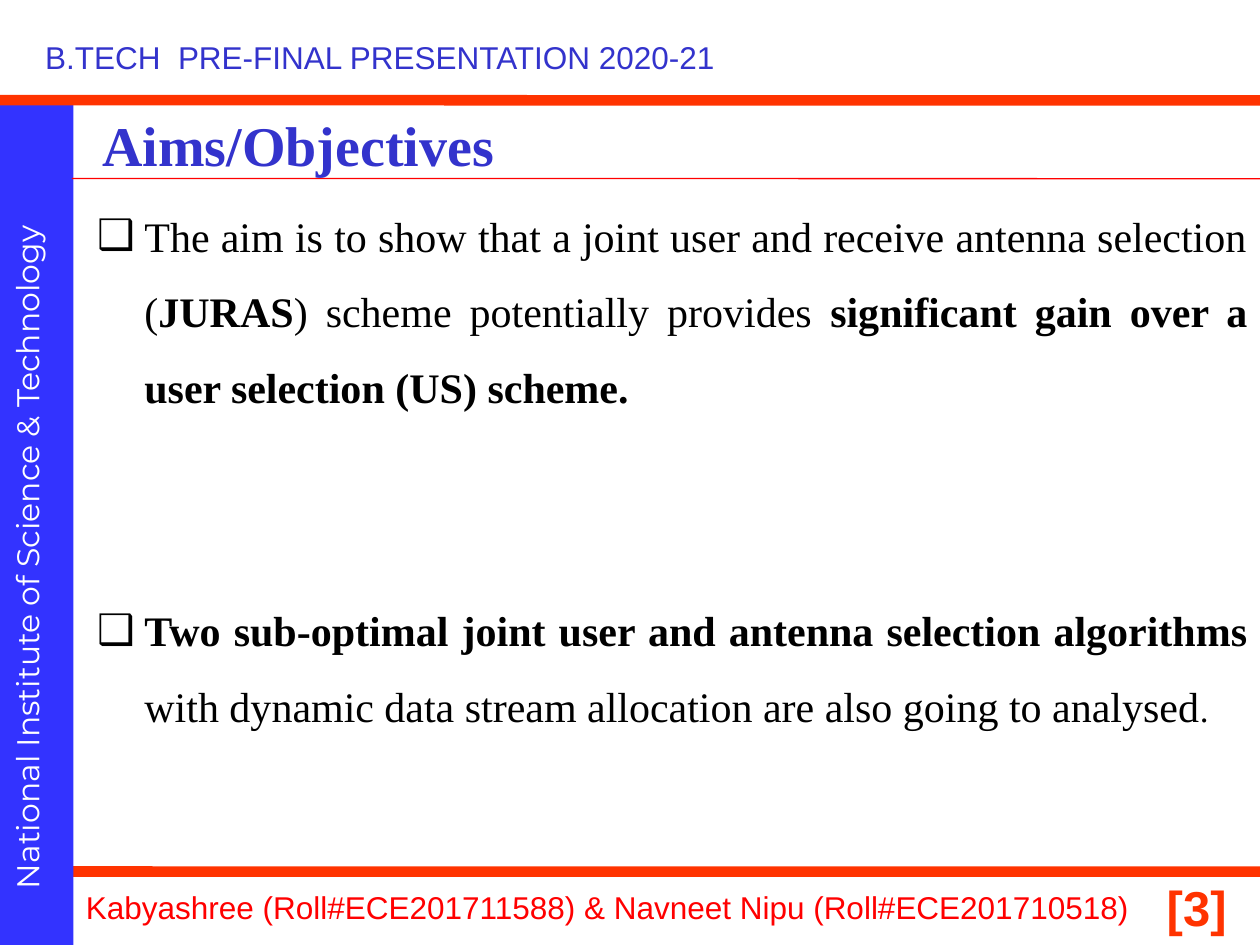
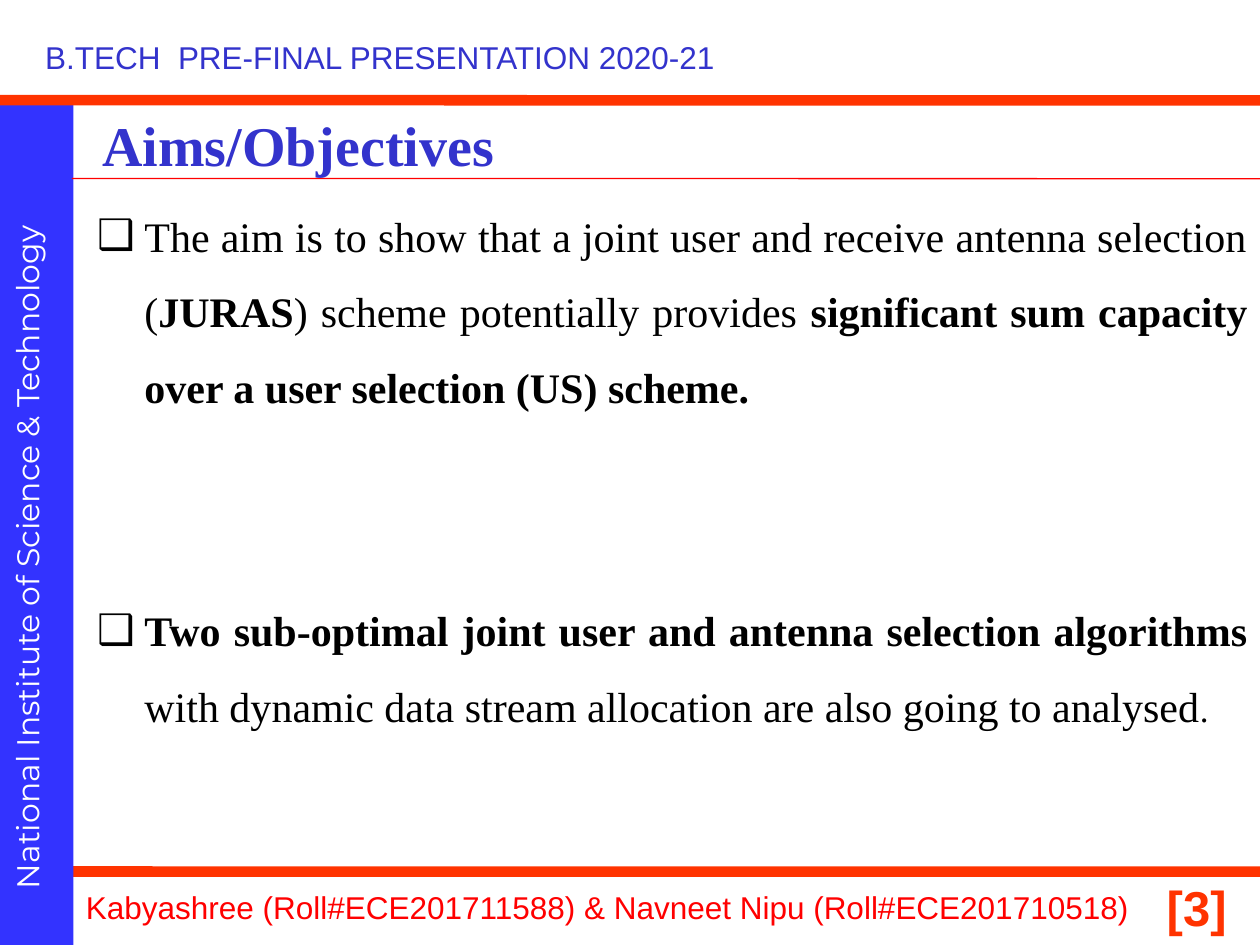
Before and after one commit to navneetnipu/btech_project, a slide deck: slide 3 of Pre final major Btech project presentation.pptx. Drawn at 1260x945 pixels with LibreOffice and Linux fonts; fonts in the diff are those of the drawing; background and template pictures are left out. Boxes give left, top, right and bottom in pixels: in the first picture for what was removed or moved away, otherwise in the second. Text is boxed around its words. In the diff, an @@ line names an element or a change of style, - is before the commit and + after.

```diff
--- a/Pre final major Btech project presentation.pptx
+++ b/Pre final major Btech project presentation.pptx
@@ text at (144, 223, 1247, 412): text changed @@
-❑ The aim is to show that a joint user and receive antenna selection (JURAS) scheme potentially provides significant gain over a user selection (US) scheme.
+❑ The aim is to show that a joint user and receive antenna selection (JURAS) scheme potentially provides significant sum capacity over a user selection (US) scheme.
```
Also in this commit, not shown: 1 other slide changed, 2 slides removed.
